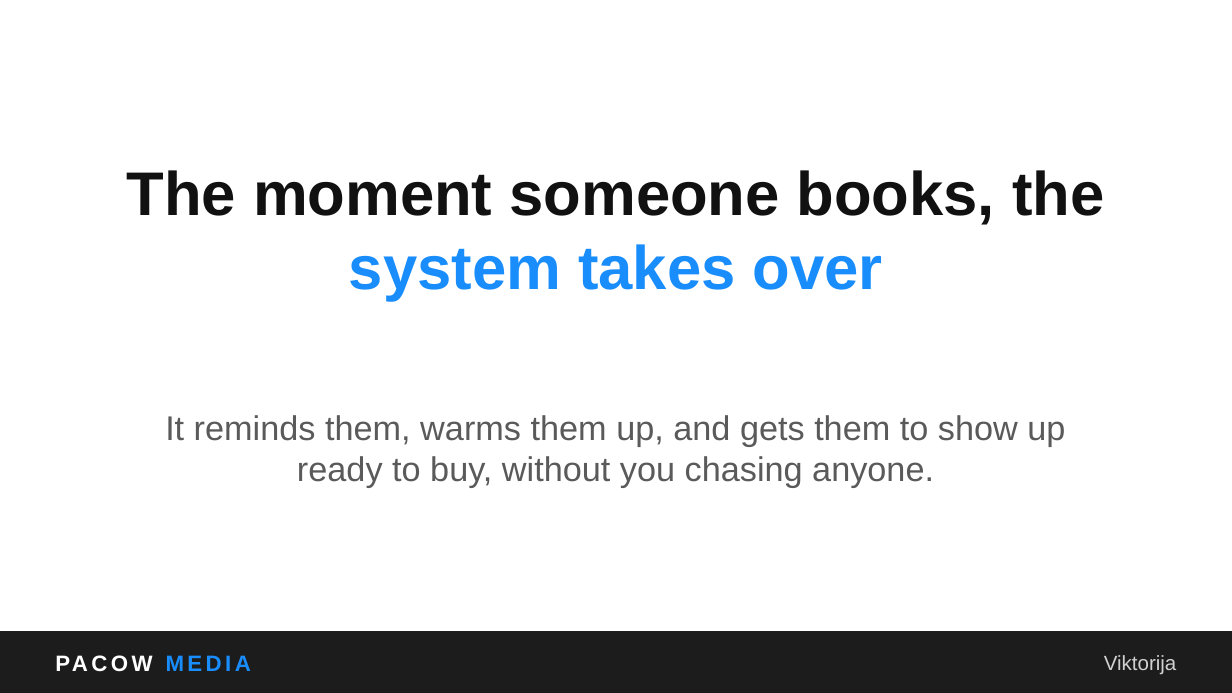
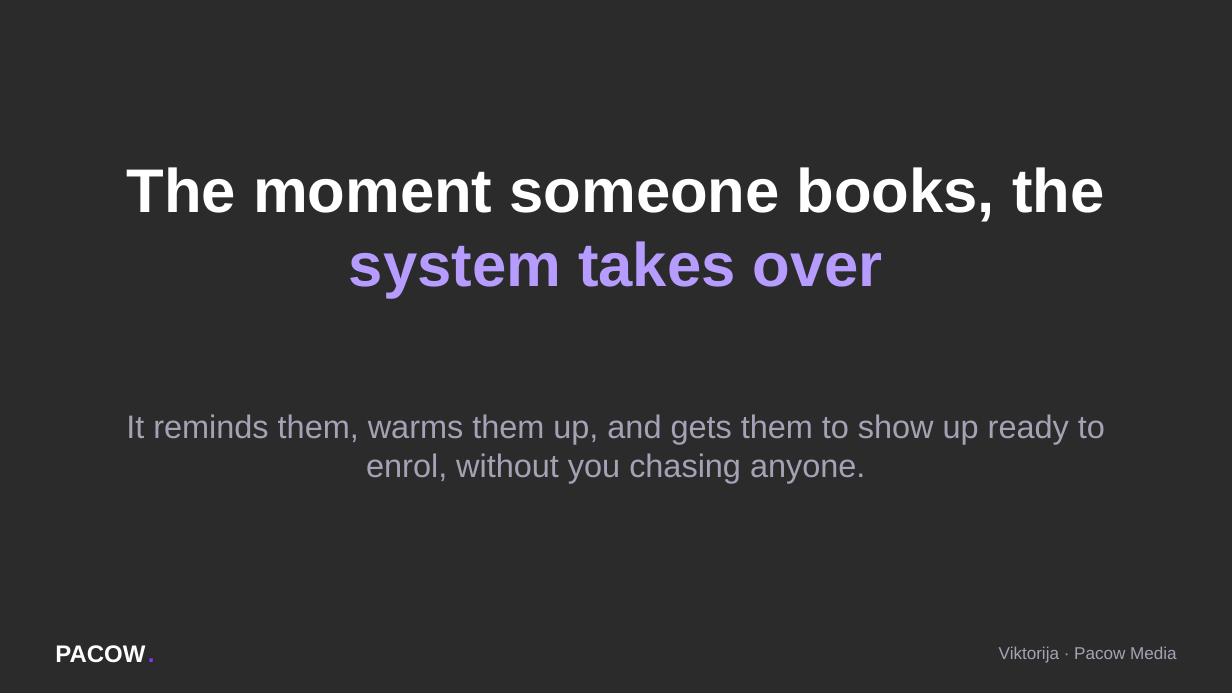
Before and after one commit to ema-del/business, a slide deck: slide 44 of webinar/Pacow_Media_Webinar.pptx (slide 49 before the commit). Drawn at 1232x693 pixels with LibreOffice and Linux fonts; fonts in the diff are those of the drawing; background and template pictures are left out; a plain dark background stands for a picture behind light text. Boxes give left, top, right and bottom in pixels: in the first picture for what was removed or moved away, otherwise in the second. Text is boxed around its words. In the diff, an @@ line names an element or a change of style, - is before the commit and + after.

```diff
--- a/webinar/Pacow_Media_Webinar.pptx
+++ b/webinar/Pacow_Media_Webinar.pptx
@@ background #FFFFFF to picture (left out) @@
@@ text "The moment someone books, the ..." at [127, 167, 1104, 298]: text colour #111111 to #FFFFFF in "The moment someone books, the"; text colour #188DFB to #B79CFF in "system takes over" @@
@@ text at [126, 414, 1105, 484]: text changed; size 20 to 19 pt; text colour #5A5A5A to #A6A1B5 @@
-It reminds them, warms them up, and gets them to show up ready to buy, without you chasing anyone.
+It reminds them, warms them up, and gets them to show up ready to enrol, without you chasing anyone.
@@ rectangle removed at [0, 631, 1232, 692] @@
@@ text removed at [55, 631, 425, 692] @@
-PACOW MEDIA
@@ text added at [55, 645, 154, 663], 14 pt, text #FFFFFF, bold @@
+PACOW
@@ text added at [148, 631, 172, 674], 14 pt, text #7C3CFF, bold @@
+.
@@ text added at [999, 646, 1177, 663], 10 pt, text #A6A1B5 @@
+Viktorija · Pacow Media
@@ text removed at [1104, 655, 1177, 675] @@
-Viktorija
```
Also in this commit, not shown: 44 other slides changed, 15 slides added, 20 slides removed, 1 other file.
